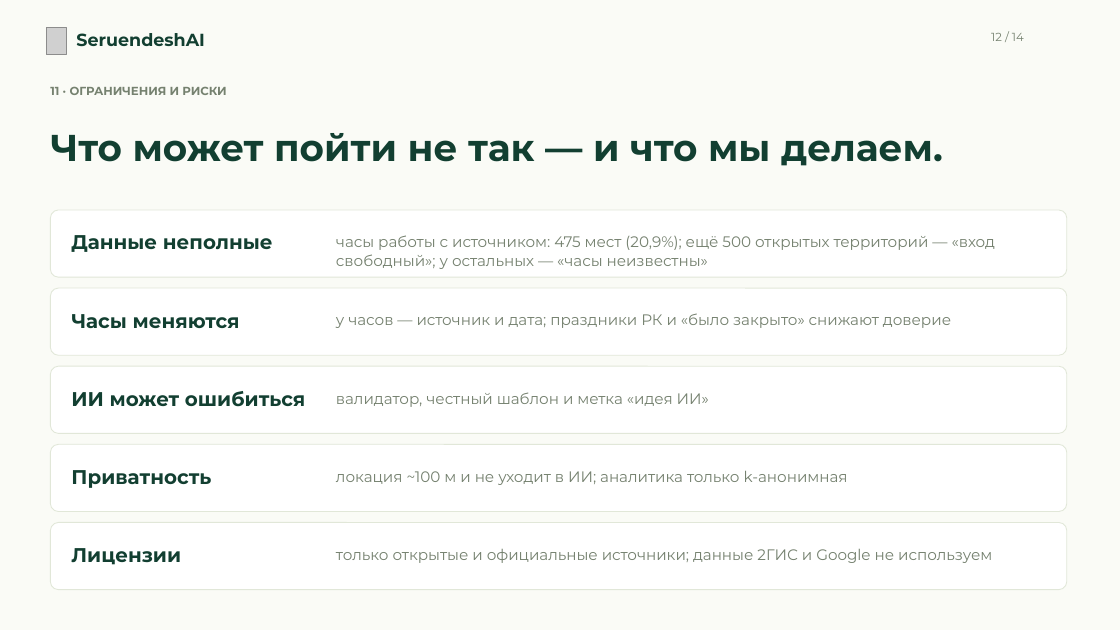
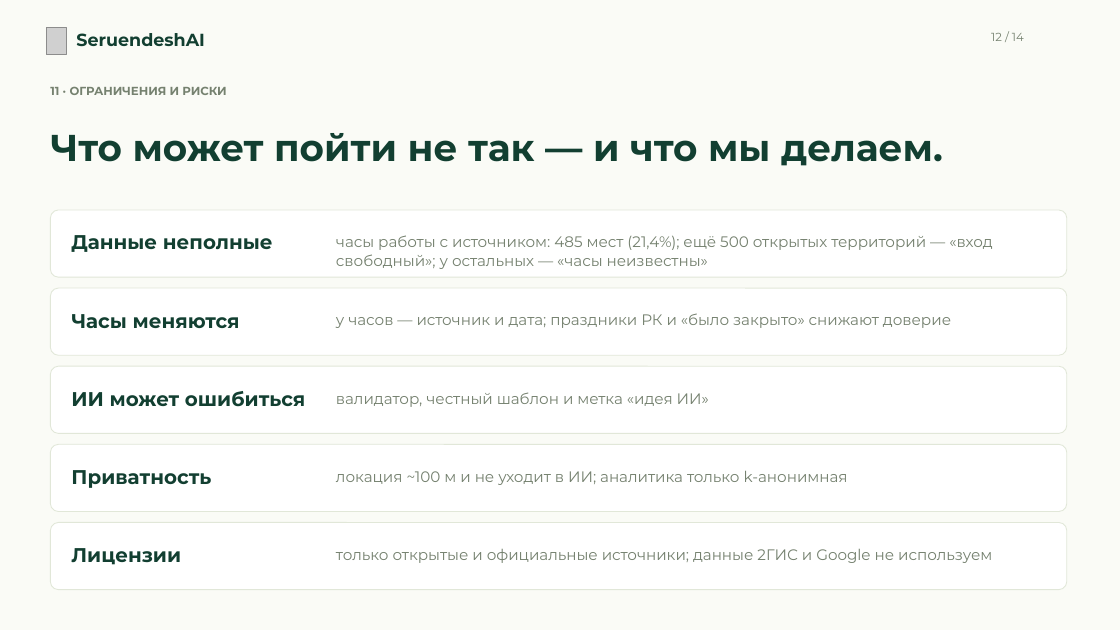
Before and after one commit to Abegerov4/SeruendeshAI, a slide deck: slide 12 of docs/presentation/SeruendeshAI-presentation.pptx. Drawn at 1120x630 pixels with LibreOffice and Linux fonts; fonts in the diff are those of the drawing; grey boxes stand for pictures. Boxes give left, top, right and bottom in pixels: in the first picture for what was removed or moved away, otherwise in the second. Text is boxed around its words. In the diff, an @@ line names an element or a change of style, - is before the commit and + after.

```diff
--- a/docs/presentation/SeruendeshAI-presentation.pptx
+++ b/docs/presentation/SeruendeshAI-presentation.pptx
@@ text at (336,235,993,269): text changed @@
-часы работы с источником: 475 мест (20,9%); ещё 500 открытых территорий — «вход свободный»; у остальных — «часы неизвестны»
+часы работы с источником: 485 мест (21,4%); ещё 500 открытых территорий — «вход свободный»; у остальных — «часы неизвестны»
```
Also in this commit, not shown: 1 other slide changed, 4 other files.
